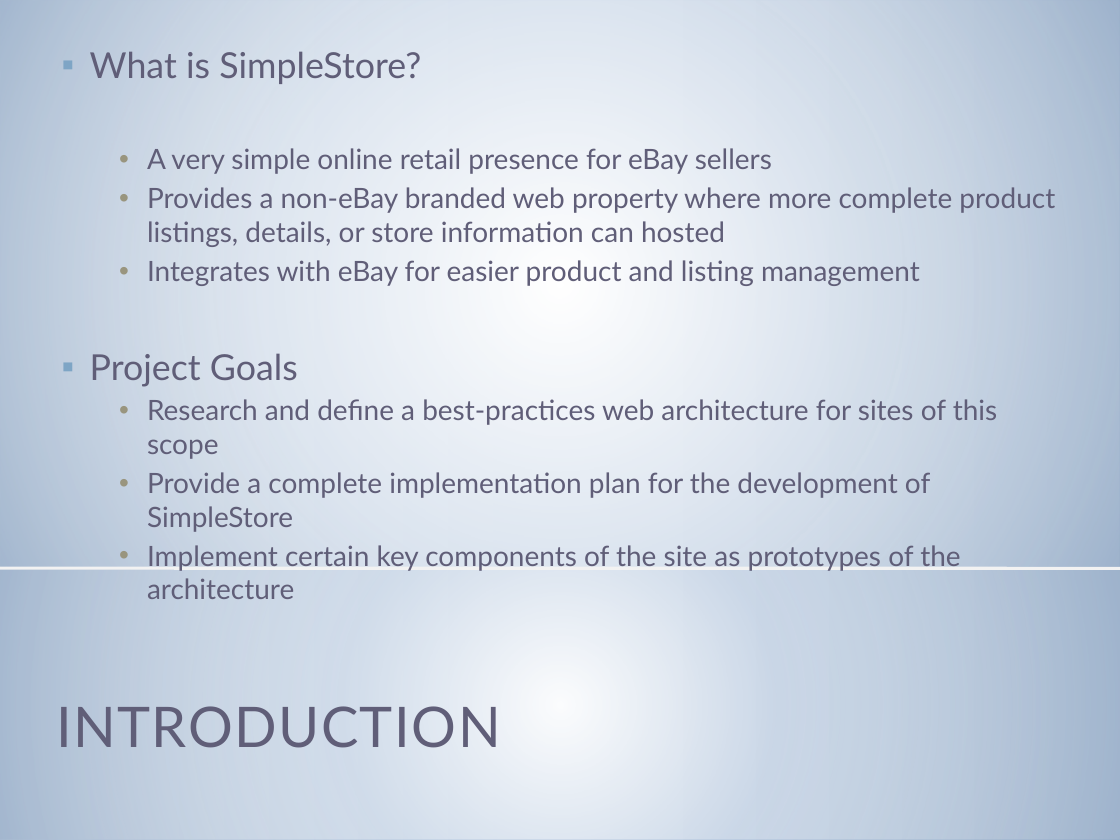
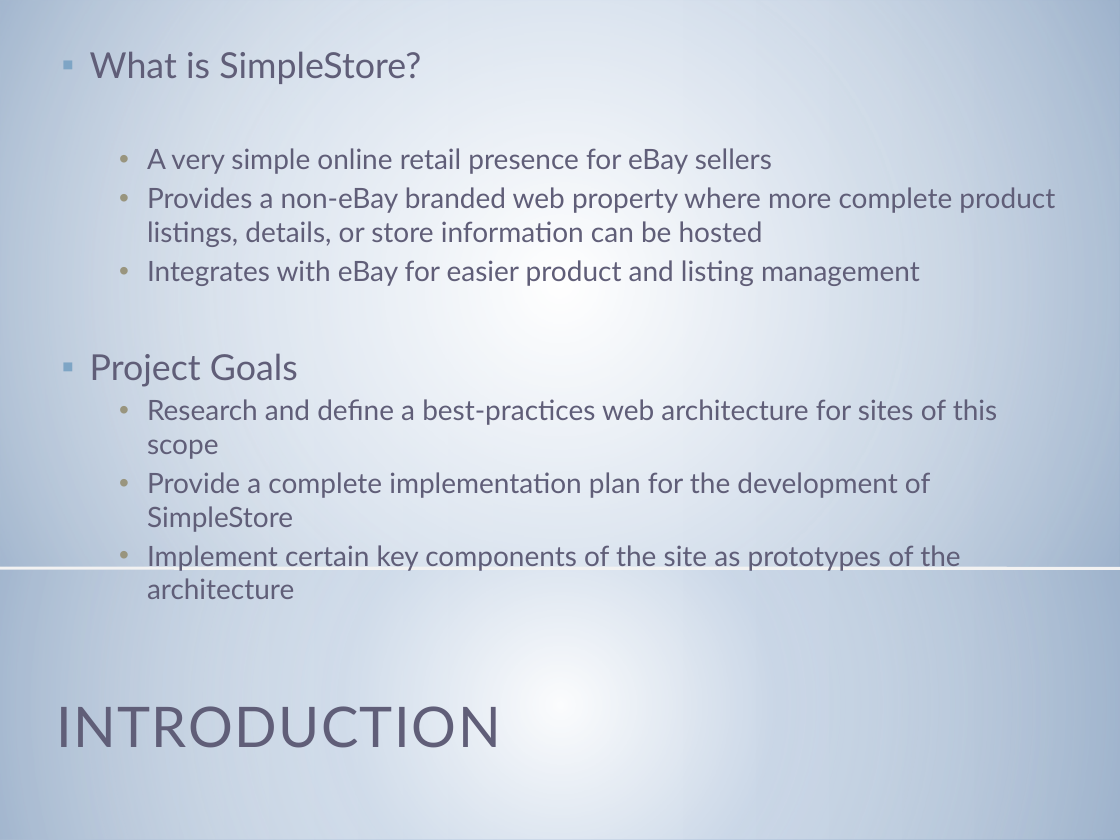
Before and after one commit to fudder/cs493, a slide deck: slide 2 of docs/Brossard_CapstonePresentation.pptx. Drawn at 1120x840 pixels with LibreOffice and Linux fonts; fonts in the diff are those of the drawing. Boxes give left, top, right and bottom in pixels: in the first picture for what was removed or moved away, otherwise in the second. Text is boxed around its words. In the diff, an @@ line names an element or a change of style, - is before the commit and + after.

```diff
--- a/docs/Brossard_CapstonePresentation.pptx
+++ b/docs/Brossard_CapstonePresentation.pptx
@@ text at [147, 187, 1055, 247]: text changed @@
-  • Provides a non-eBay branded web property where more complete product listings, details, or store information can hosted
+  • Provides a non-eBay branded web property where more complete product listings, details, or store information can be hosted
```
Also in this commit, not shown: 15 other files.
